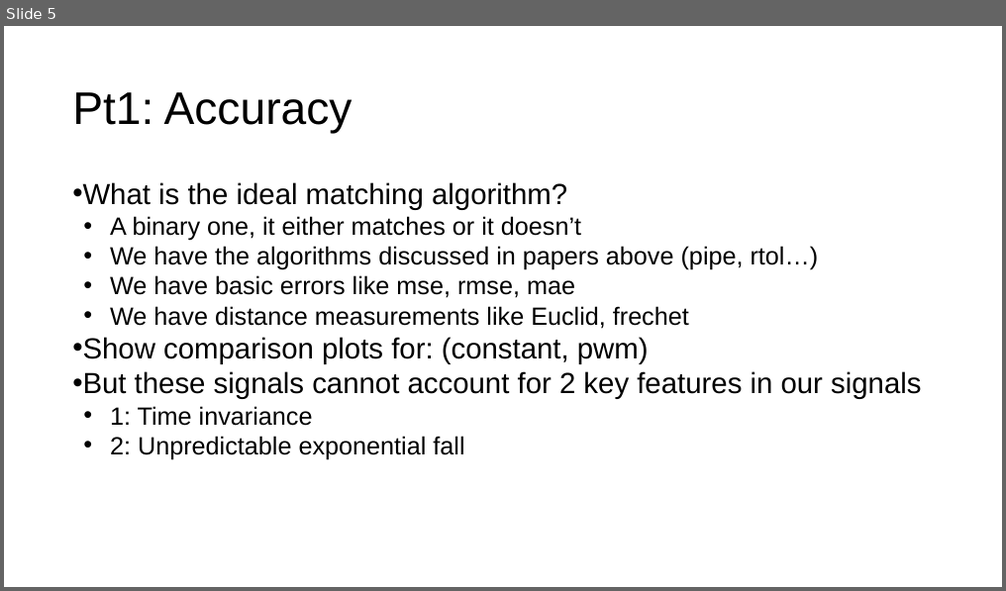
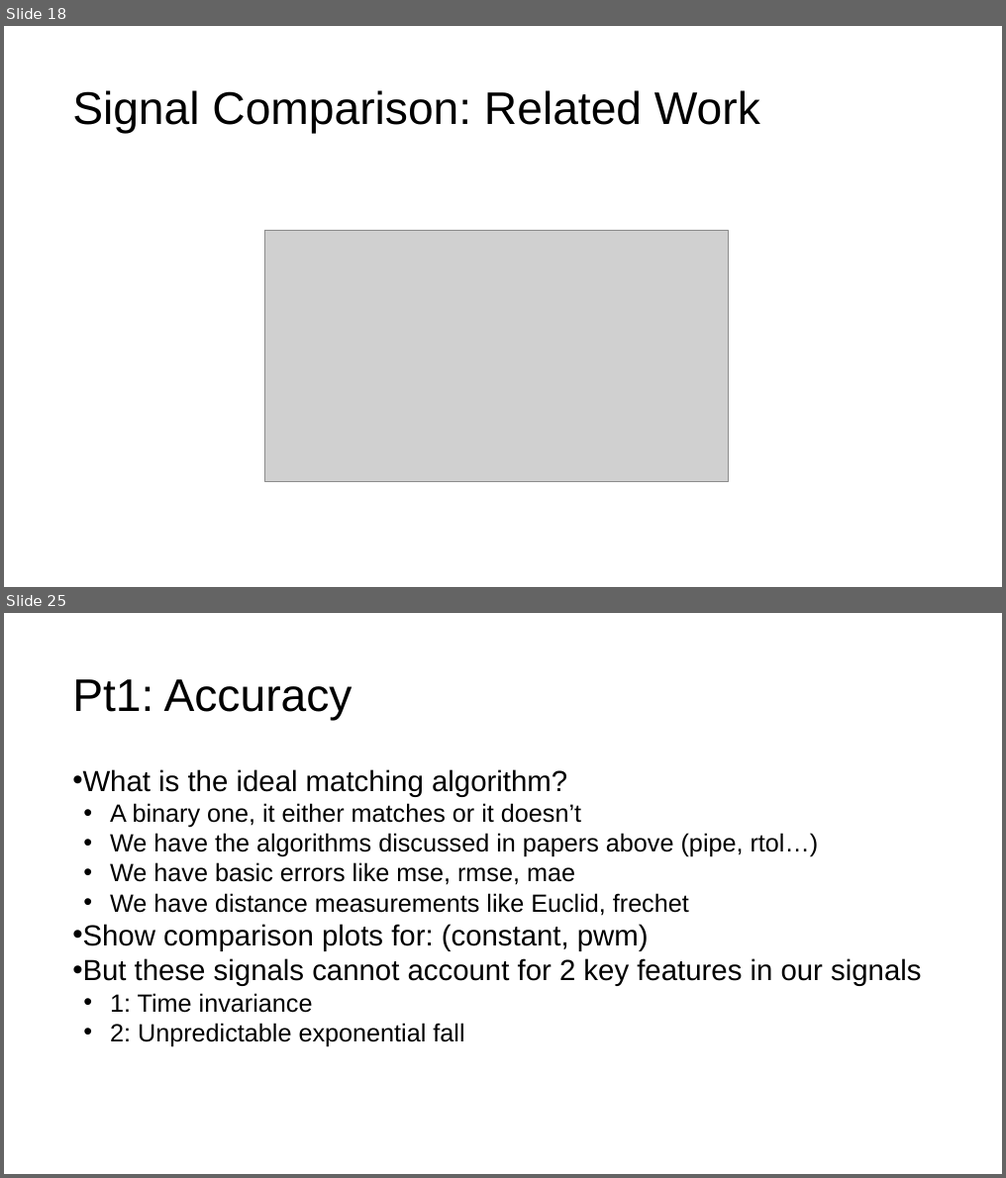
Before and after one commit to GNPower/TestpointDSL, a slide deck: Seminar Presentation/DSL for HIL Testing.pptx. Shown one above the other, each under a label of ours: slide 5 before the commit, slides 18 and 25 after it; the slides between them are not shown. The pictures are 1006x591 and 1006x1178 pixels, drawn with LibreOffice and Linux fonts; fonts in the diff are those of the drawing; grey boxes stand for pictures. Boxes give left, top, right and bottom in pixels: in the first picture for what was removed or moved away, otherwise in the second. Text is boxed around its words. In the diff, an @@ line names an element or a change of style, - is before the commit and + after.

```diff
--- a/Seminar Presentation/DSL for HIL Testing.pptx
+++ b/Seminar Presentation/DSL for HIL Testing.pptx
@@ slide 18 added at box(4, 26, 1002, 587), background #FFFFFF @@
@@ title added at box(72, 90, 760, 134), 44 pt, text #000000 @@
+Signal Comparison: Related Work
@@ picture added at box(264, 230, 729, 481) @@
@@ what was slide 5 is now slide 25 @@
```
Also in this commit, not shown: 5 slides changed, 21 other slides added, 18 other files.
